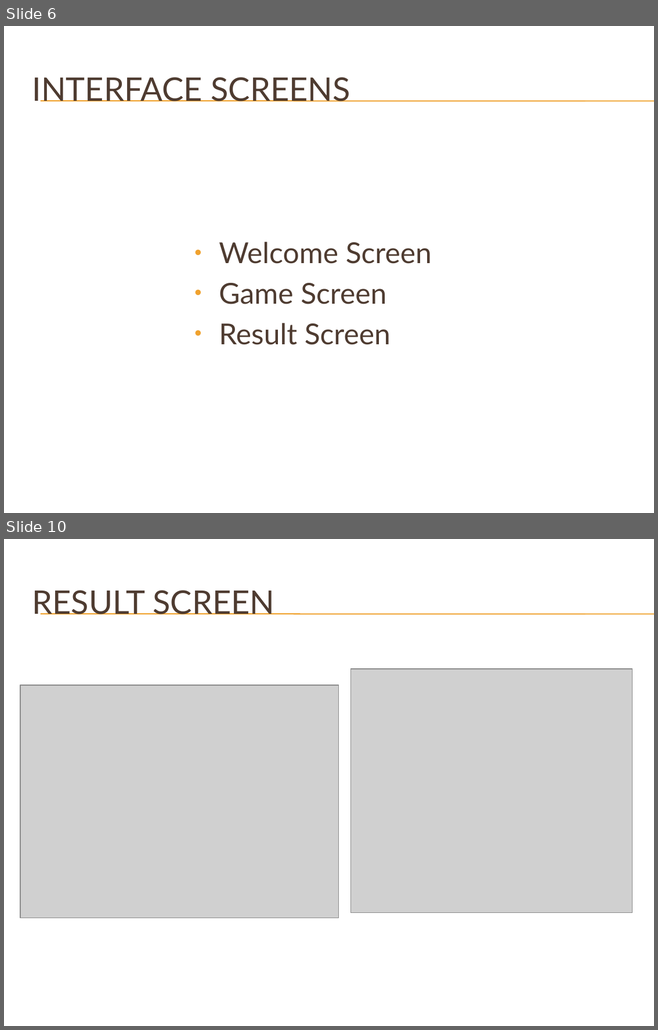
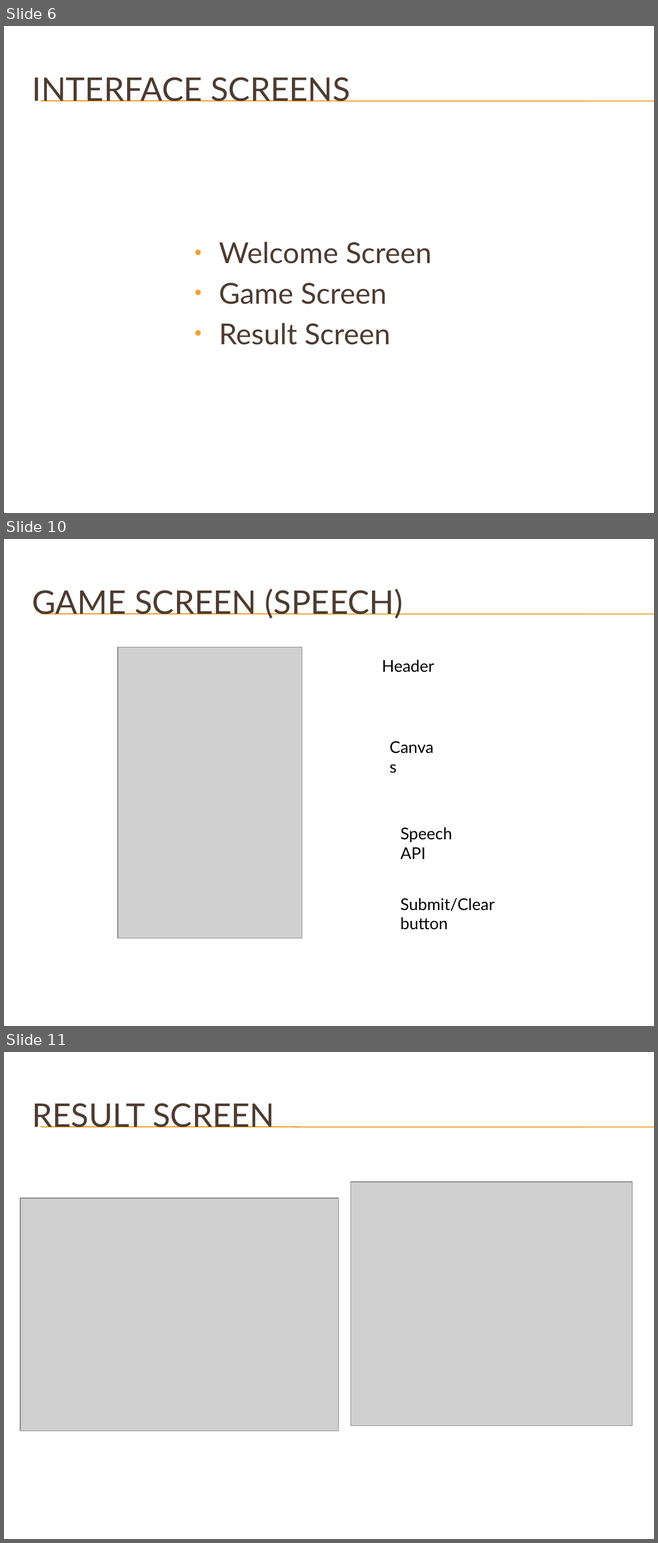
Before and after one commit to Emil-Jacob/web-app, a slide deck: Game App Project.pptx. Shown one above the other, each under a label of ours: slides 6 and 10 before the commit, slides 6, 10 and 11 after it; the slides between them are not shown. The pictures are 658x1030 and 658x1543 pixels, drawn with LibreOffice and Linux fonts; fonts in the diff are those of the drawing; grey boxes stand for pictures; background and template pictures are left out. Boxes give left, top, right and bottom in pixels: in the first picture for what was removed or moved away, otherwise in the second. Text is boxed around its words. In the diff, an @@ line names an element or a change of style, - is before the commit and + after.

```diff
--- a/Game App Project.pptx
+++ b/Game App Project.pptx
@@ slide 10 added at (x1=4, y1=539, x2=654, y2=1026), background picture (left out); not listed: 2 template elements that a slide beside it also shows @@
@@ title added at (x1=32, y1=588, x2=403, y2=618), 36 pt, text #4E3B30 @@
+GAME SCREEN (SPEECH)
@@ picture added at (x1=118, y1=647, x2=302, y2=939) @@
@@ text added at (x1=382, y1=660, x2=434, y2=672), 18 pt, text #000000 @@
+Header
@@ text added at (x1=383, y1=734, x2=446, y2=760), 18 pt, text #000000 @@
+Canvas
@@ text added at (x1=400, y1=827, x2=452, y2=859), 18 pt, text #000000 @@
+Speech API
@@ text added at (x1=400, y1=898, x2=495, y2=930), 18 pt, text #000000 @@
+Submit/Clear button
@@ what was slide 10 is now slide 11 @@
```
Also in this commit, not shown: 3 slides changed, 13 other files.
